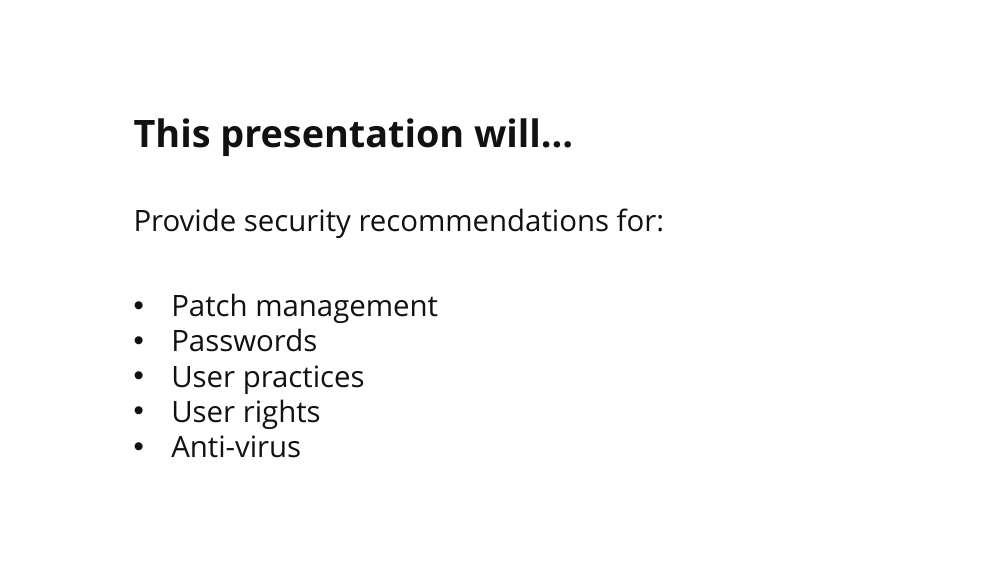
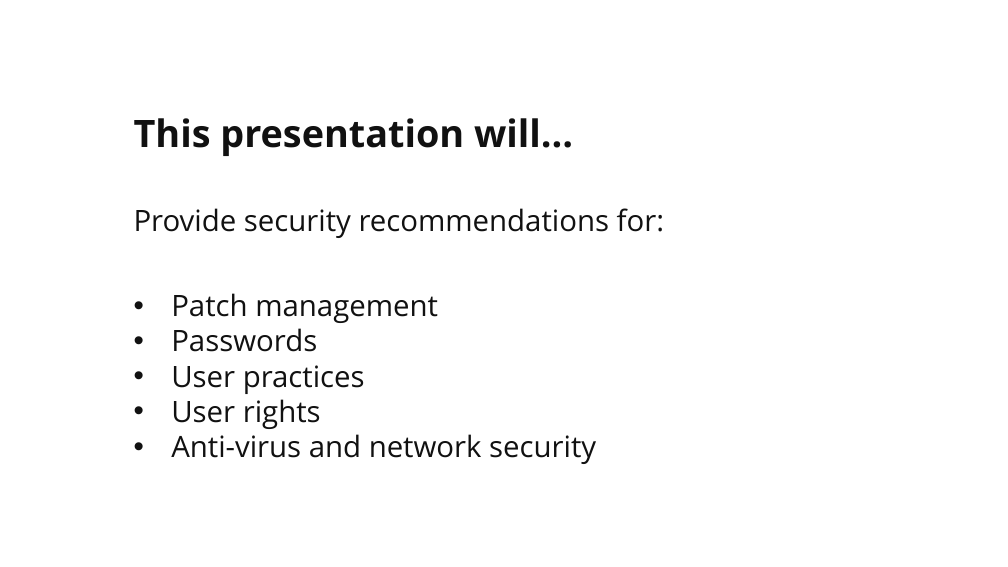
Before and after one commit to martymcflywa/ecu, a slide deck: slide 4 of year_1/sem_2/CSI1101_computer_security/0b_assignment_2_[22MAY15_0900]/dev/CSI1101_PONCE_A2_v02.pptx. Drawn at 1008x567 pixels with LibreOffice and Linux fonts; fonts in the diff are those of the drawing. Boxes give left, top, right and bottom in pixels: in the first picture for what was removed or moved away, otherwise in the second. Text is boxed around its words. In the diff, an @@ line names an element or a change of style, - is before the commit and + after.

Commit message:
CSI1101 A2: updated recommend passphrase

```diff
--- a/year_1/sem_2/CSI1101_computer_security/0b_assignment_2_[22MAY15_0900]/dev/CSI1101_PONCE_A2_v02.pptx
+++ b/year_1/sem_2/CSI1101_computer_security/0b_assignment_2_[22MAY15_0900]/dev/CSI1101_PONCE_A2_v02.pptx
@@ text at (x1=171, y1=434, x2=596, y2=464): text changed @@
-• Anti-virus
+• Anti-virus and network security
```
Also in this commit, not shown: 1 other slide changed.
